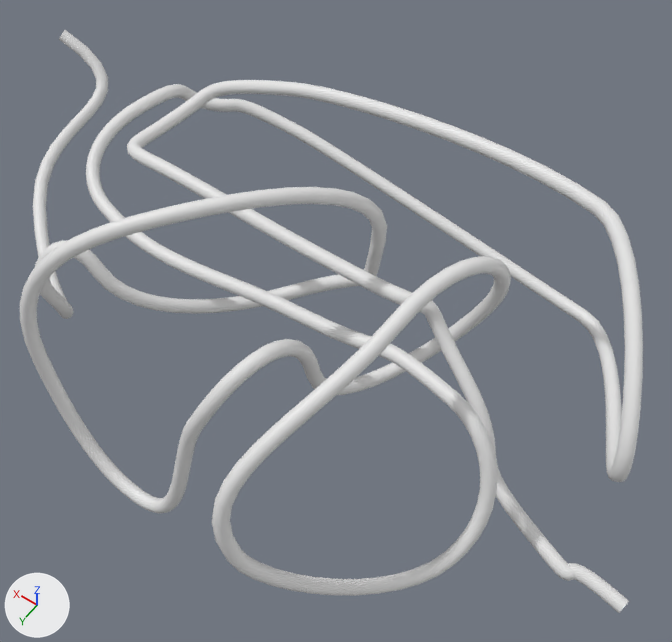
Two versions of the Blender file crochet-stitcher/src/models/sc2tog.blend, one commit apart.
Both versions are drawn from a 50 mm camera at (-1.107, 0.608, 1.106) aimed at (-0.594, -0.111, -0.023). The lights are fixed; the arrows at lower left show +X, +Y and +Z.

Names of what the first picture shows: 'BézierCurve.005'.
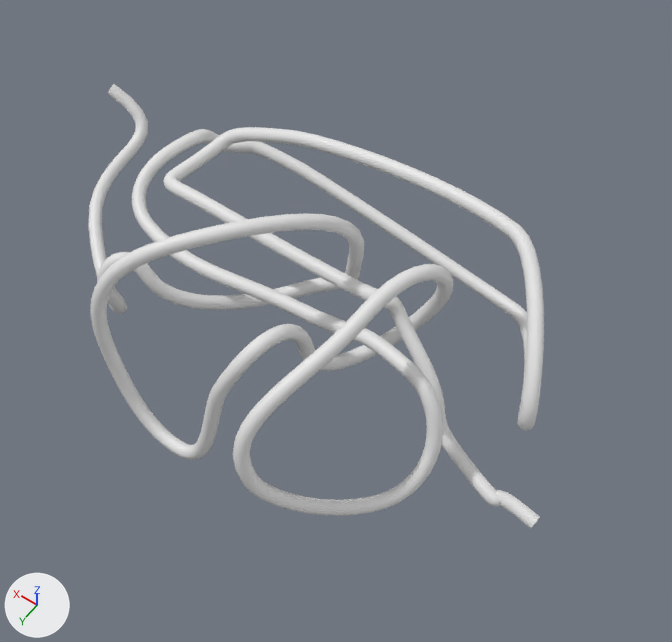
The change, as a diff of the scene's bpy script:
```diff
--- a/crochet-stitcher/src/models/sc2tog.blend.py
+++ b/crochet-stitcher/src/models/sc2tog.blend.py
@@ cu_béziercurve_005 @@
 _sp = cu_béziercurve_005.splines.new('BEZIER'); _sp.bezier_points.add(30)
-_sp.bezier_points.foreach_set('co', [-3.751, 0.187, -0.975, -3.015, 0.232, -0.868, -2.227, 0.613, -0.237, -1.451, 0.646, 0.119, 0.0927, 0.568, 0.193, 0.592, 1.164, 0.162, -0.129, 1.525, 0.407, -2.534, 1.532, 0.682, -3.375, 0.498, -0.0734, -2.473, 1.836, -0.831, 0.118, 1.734, -0.303, 0.696, 1.474, -0.124, 0.904, 0.936, 0.175, 0.558, 0.157, -0.0171, -1.2, 0.274, -0.0584, -2.37, 0.301, 0.0191, -2.768, -0.287, -0.725, -1.919, -1.186, -0.114, -2.07, 0.165, 0.716, -2.132, 1.029, -0.0635, -1.509, 0.00613, -0.118, -1.314, -0.801, 0.171, -0.796, -1.14, -0.923, -0.0886, -1.003, 0.0341, -0.657, -0.182, 0.985, -1.297, 0.977, 0.0686, -0.8, 0.537, -0.418, -0.029, -0.359, 0.212, 0.295, -0.611, -0.0136, 1.352, 0.0291, -0.405, 2.208, 1.233, 0.0602])
-_sp.bezier_points.foreach_set('handle_left', [-4.467, 0.111, -1.068, -3.703, 0.019, -0.957, -2.812, 0.366, -0.55, -2.158, 0.669, 0.14, -0.614, 0.586, 0.181, 0.713, 0.471, 0.0988, 0.61, 1.397, 0.204, -1.816, 1.639, 0.736, -3.436, 0.423, 0.291, -2.872, 1.778, -0.802, -0.172, 1.788, -0.383, 0.548, 1.567, -0.149, 0.771, 1.378, 0.206, 0.901, 0.244, -0.00998, -0.498, 0.194, -0.0347, -1.673, 0.419, 0.014, -2.916, 0.0978, -0.518, -2.054, -1.187, -0.441, -2.053, -0.536, 0.626, -2.403, 1.045, 0.59, -1.481, 0.039, -0.824, -1.572, -0.552, 0.781, -1.257, -1.116, -0.906, -0.133, -1.049, -0.314, -0.294, -0.57, 0.921, -1.45, 1.013, 0.809, -1.283, 1.03, -0.264, -0.281, -0.392, -0.136, 0.268, -0.688, 0.33, 0.606, -0.628, -0.509, 1.388, 1.447, -0.471])
-_sp.bezier_points.foreach_set('handle_right', [-3.053, 0.261, -0.885, -2.344, 0.439, -0.781, -1.643, 0.861, 0.0755, -0.745, 0.623, 0.0975, 0.799, 0.55, 0.206, 0.562, 1.338, 0.178, -0.499, 1.589, 0.508, -2.894, 1.479, 0.655, -3.314, 0.573, -0.438, -1.676, 1.954, -0.887, 0.698, 1.626, -0.145, 0.993, 1.288, -0.0743, 1.038, 0.494, 0.144, -0.127, -0.0186, -0.0314, -1.902, 0.354, -0.082, -2.718, 0.242, 0.0216, -2.621, -0.671, -0.932, -1.65, -1.183, 0.54, -2.086, 0.866, 0.807, -1.861, 1.012, -0.717, -1.538, -0.0267, 0.588, -1.186, -0.926, -0.134, -0.335, -1.165, -0.94, 0.00672, -0.904, 0.779, -1.021, 0.206, 1.048, -1.154, 0.944, -0.623, -0.559, 0.291, -0.495, 0.222, -0.325, 0.559, 0.35, -0.457, -0.702, 2.098, 0.687, -0.301, 3.028, 1.02, 0.591])
+_sp.bezier_points.foreach_set('co', [1.403, 1.022, 0.0268, 0.762, 0.12, -0.322, -0.03, -0.36, -0.0285, -0.273, -0.171, 0.14, -0.851, 0.5, -0.331, -1.223, 0.83, 0.0331, -0.744, -0.0387, 0.719, -0.318, -0.654, 0.00726, -0.848, -0.757, -0.71, -1.236, -0.502, 0.11, -1.383, 0.102, -0.107, -1.849, 0.869, -0.0659, -1.802, 0.222, 0.518, -1.69, -0.791, -0.104, -2.326, -0.117, -0.562, -2.027, 0.323, -0.004, -1.15, 0.303, -0.062, 0.167, 0.215, -0.0311, 0.426, 0.799, 0.113, 0.27, 1.202, -0.111, -0.163, 1.397, -0.246, -2.105, 1.474, -0.641, -2.78, 0.471, -0.0733, -2.15, 1.246, 0.493, -0.348, 1.241, 0.287, 0.193, 0.97, 0.103, -0.182, 0.523, 0.126, -1.339, 0.582, 0.0708, -1.921, 0.557, -0.196, -2.511, 0.272, -0.669, -3.062, 0.238, -0.749])
+_sp.bezier_points.foreach_set('handle_left', [2.018, 0.862, 0.425, 1.321, 0.612, -0.244, 0.0106, -0.245, -0.544, -0.0847, -0.146, 0.401, -0.67, 0.316, -0.389, -1.116, 0.805, -0.485, -1.016, 0.252, 0.767, -0.246, -0.58, 0.565, -0.503, -0.775, -0.723, -1.14, -0.596, -0.118, -1.404, 0.0777, 0.422, -1.646, 0.856, -0.555, -1.815, 0.747, 0.586, -1.488, -0.789, 0.386, -2.215, -0.405, -0.717, -2.288, 0.279, -0.00209, -1.677, 0.363, -0.0798, -0.346, 0.0837, -0.0419, 0.527, 0.468, 0.0896, 0.493, 1.063, -0.074, 0.272, 1.316, -0.127, -1.508, 1.562, -0.683, -2.734, 0.527, -0.346, -2.42, 1.206, 0.472, -0.626, 1.289, 0.363, 0.17, 1.1, 0.115, 0.348, 0.51, 0.136, -0.809, 0.564, 0.0548, -1.483, 0.743, 0.0383, -2.008, 0.427, -0.604, -2.539, 0.293, -0.682])
+_sp.bezier_points.foreach_set('handle_right', [0.789, 1.182, -0.371, 0.203, -0.373, -0.4, -0.0503, -0.418, 0.229, -0.462, -0.196, -0.12, -1.213, 0.87, -0.216, -1.338, 0.856, 0.588, -0.472, -0.329, 0.672, -0.351, -0.688, -0.253, -1.194, -0.738, -0.697, -1.43, -0.316, 0.567, -1.361, 0.127, -0.636, -2.052, 0.881, 0.424, -1.79, -0.304, 0.451, -1.791, -0.792, -0.349, -2.436, 0.171, -0.406, -1.505, 0.412, -0.00783, -0.624, 0.243, -0.0443, 0.424, 0.281, -0.0258, 0.326, 1.131, 0.136, 0.159, 1.272, -0.13, -0.381, 1.438, -0.305, -2.403, 1.43, -0.62, -2.826, 0.415, 0.2, -1.612, 1.326, 0.533, 0.206, 1.144, 0.135, 0.283, 0.45, 0.0557, -0.712, 0.537, 0.117, -1.868, 0.599, 0.0868, -2.358, 0.372, -0.43, -3.026, 0.112, -0.735, -3.599, 0.181, -0.818])
 for _p, _l, _r in zip(_sp.bezier_points, ['ALIGNED', 'ALIGNED', 'ALIGNED', 'ALIGNED', 'ALIGNED', 'ALIGNED', 'ALIGNED', 'ALIGNED', 'ALIGNED', 'ALIGNED', 'ALIGNED', 'ALIGNED', 'ALIGNED', 'ALIGNED', 'ALIGNED', 'ALIGNED', 'ALIGNED', 'ALIGNED', 'ALIGNED', 'ALIGNED', 'ALIGNED', 'ALIGNED', 'ALIGNED', 'ALIGNED', 'ALIGNED', 'ALIGNED', 'ALIGNED', 'ALIGNED', 'ALIGNED', 'ALIGNED', 'ALIGNED'], ['ALIGNED', 'ALIGNED', 'ALIGNED', 'ALIGNED', 'ALIGNED', 'ALIGNED', 'ALIGNED', 'ALIGNED', 'ALIGNED', 'ALIGNED', 'ALIGNED', 'ALIGNED', 'ALIGNED', 'ALIGNED', 'ALIGNED', 'ALIGNED', 'ALIGNED', 'ALIGNED', 'ALIGNED', 'ALIGNED', 'ALIGNED', 'ALIGNED', 'ALIGNED', 'ALIGNED', 'ALIGNED', 'ALIGNED', 'ALIGNED', 'ALIGNED', 'ALIGNED', 'ALIGNED', 'ALIGNED']): _p.handle_left_type = _l; _p.handle_right_type = _r
```

Location of each change, (x1, y1, x2, y2) in pixels of the pictures (672 x 642 px):
'BézierCurve.005', reshaped (27% narrower, 24% shorter): before (20, 30, 643, 613); after (88, 84, 544, 529)
